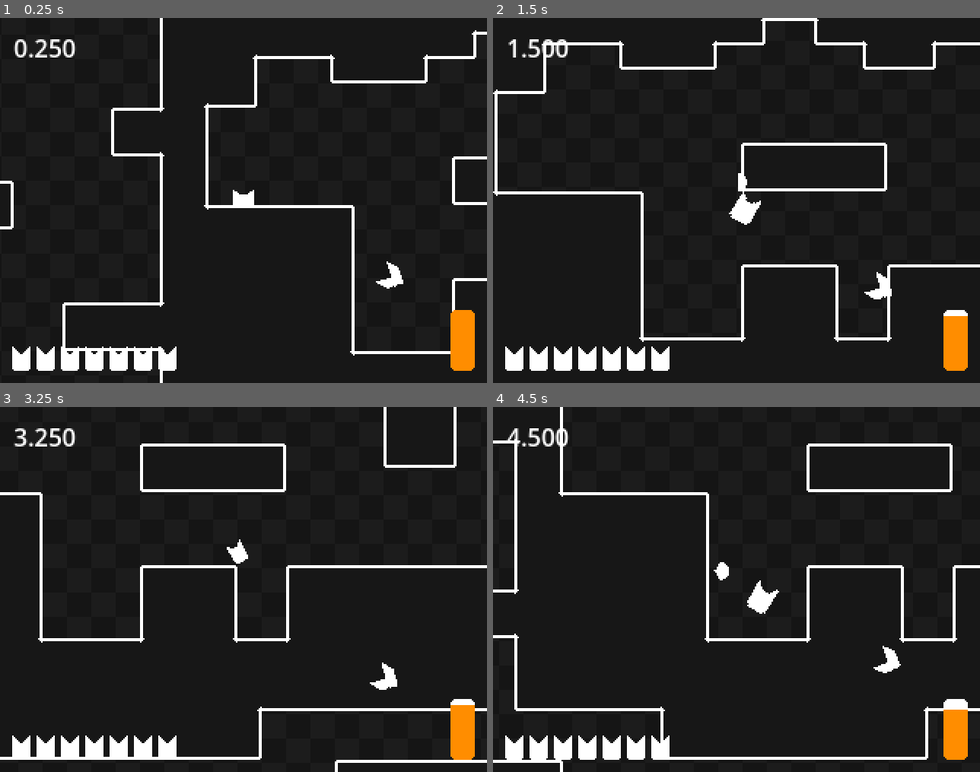
Above: before the commit, frames 1-4 (two rows, left to right).
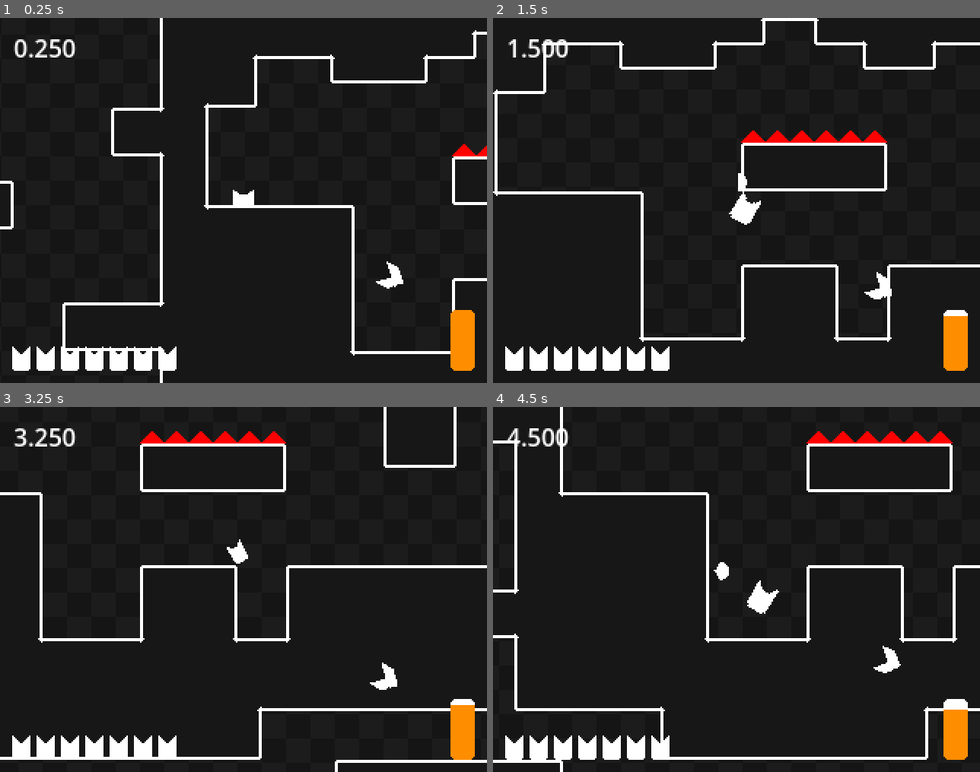
Above: after the commit, the same moments.

Repository: deltea/Gravity
Game: Godot game, scene res://main.tscn
The game is run twice, just before and just after one commit, with the same random seed, the same clock (stepped at 60 frames per second) and the same inputs.
Inputs:
- Up to frame 1 (0.25 s): no input
- Up to frame 2 (1.5 s): hold D (right) from 0.53 s (still down); tap Shift (fly) at 0.6, 1.35 s; tap Space (jump) at 0.77 s
- Up to frame 3 (3.25 s): tap Space (jump) at 1.52, 3.02 s; release D (right) at 2.03 s; hold A (left) from 2.03 s (still down); tap Shift (fly) at 2.1, 2.85 s
- Up to frame 4 (4.5 s): tap Shift (fly) at 3.6, 4.35 s; tap Space (jump) at 3.77 s; release A (left) at 4.28 s; hold D (right) from 4.28 s (still down)

The runs differ from the first frame. In frame 1, 0.1% of the frame differs, in the area x 92-100%, y 34-38%; in frame 2, 0.6%, in the area x 50-81%, y 30-35%; in frame 3, 0.6%; in frame 4, 0.6%.

Commit message:
lava

Diff:
--- /dev/null
+++ b/lava.gd
@@ -0,0 +1,2 @@
+extends Area2D
+class_name Lava
--- a/lava.tscn
+++ b/lava.tscn
@@ -1,16 +1,19 @@
-[gd_scene load_steps=3 format=3 uid="uid://b70w6mq5cvejx"]
+[gd_scene load_steps=4 format=3 uid="uid://b70w6mq5cvejx"]
 
+[ext_resource type="Script" path="res://lava.gd" id="1_hb7mw"]
 [ext_resource type="Texture2D" uid="uid://bqd0wlc8dsewh" path="res://assets/lava.png" id="1_hbd5s"]
 
 [sub_resource type="RectangleShape2D" id="RectangleShape2D_eh7bs"]
-size = Vector2(16, 2)
+size = Vector2(26, 4)
 
 [node name="Lava" type="Area2D"]
+collision_mask = 0
+script = ExtResource("1_hb7mw")
 
 [node name="Sprite" type="Sprite2D" parent="."]
 texture = ExtResource("1_hbd5s")
 offset = Vector2(0, -4)
 
 [node name="CollisionShape" type="CollisionShape2D" parent="."]
-position = Vector2(0, -1)
+position = Vector2(0, -2)
 shape = SubResource("RectangleShape2D_eh7bs")
--- a/level_manager.gd
+++ b/level_manager.gd
@@ -34,3 +34,7 @@
 func end_level():
 	get_tree().reload_current_scene()
 	print(Globals.timer.text)
+
+func player_die():
+	# get_tree().reload_current_scene()
+	pass
--- a/main.tscn
+++ b/main.tscn
@@ -11,6 +11,10 @@
 [ext_resource type="Texture2D" uid="uid://dikcgwleyh6kt" path="res://assets/target-ui.png" id="4_xr73o"]
 [ext_resource type="Script" path="res://timer.gd" id="7_ogbqq"]
 [ext_resource type="PackedScene" uid="uid://ducsoj3lu5jvu" path="res://target.tscn" id="7_vljsy"]
+[ext_resource type="PackedScene" uid="uid://b70w6mq5cvejx" path="res://lava.tscn" id="12_1o33n"]
+
+[sub_resource type="Environment" id="Environment_or4hx"]
+glow_enabled = true
 
 [sub_resource type="SystemFont" id="SystemFont_2cpnj"]
 font_names = PackedStringArray("Pixellari")
@@ -604,6 +608,9 @@
 target_ui_lit = ExtResource("4_xr73o")
 target_ui_unlit = ExtResource("3_fas2k")
 
+[node name="WorldEnvironment" type="WorldEnvironment" parent="."]
+environment = SubResource("Environment_or4hx")
+
 [node name="CanvasLayer" type="CanvasLayer" parent="."]
 
 [node name="Stamina" type="TextureProgressBar" parent="CanvasLayer"]
@@ -696,4 +703,15 @@
 [node name="Target7" parent="World/Targets" instance=ExtResource("7_vljsy")]
 position = Vector2(-272, 32)
 
-[node name="Refills" type="Node" parent="World"]
+[node name="Danger" type="Node" parent="World"]
+
+[node name="Lava" parent="World/Danger" instance=ExtResource("12_1o33n")]
+position = Vector2(192, 96)
+
+[node name="Lava2" parent="World/Danger" instance=ExtResource("12_1o33n")]
+position = Vector2(224, 96)
+
+[node name="Lava3" parent="World/Danger" instance=ExtResource("12_1o33n")]
+position = Vector2(256, 96)
+
+[node name="Powerups" type="Node" parent="World"]
--- a/player.gd
+++ b/player.gd
@@ -46,13 +46,14 @@
 var double_jump_rotation = 0
 var can_double_jump = false
 var stamina = 100
-var checkpoint = position
+var checkpoint: Vector2
 
 func _enter_tree() -> void:
 	Globals.player = self
 
 func _ready() -> void:
 	original_texture = sprite.texture
+	checkpoint = position
 	update_stamina(0)
 
 func _process(delta: float) -> void:
@@ -165,3 +166,10 @@
 	elif area is Target and area == Globals.level_manager.targets_left.front():
 		Globals.level_manager.pop_target()
 		arrow.show()
+		checkpoint = area.position
+
+func _on_hitbox_area_entered(area: Area2D) -> void:
+	if area is Lava:
+		position = checkpoint
+		trail.reset()
+		Globals.level_manager.player_die()
--- a/player.tscn
+++ b/player.tscn
@@ -13,6 +13,9 @@
 
 [sub_resource type="CircleShape2D" id="CircleShape2D_x5htf"]
 radius = 20.0
+
+[sub_resource type="RectangleShape2D" id="RectangleShape2D_du10h"]
+size = Vector2(6, 6)
 
 [node name="Player" type="CharacterBody2D"]
 z_index = 10
@@ -52,4 +55,13 @@
 position = Vector2(0, -5)
 shape = SubResource("CircleShape2D_x5htf")
 
+[node name="Hitbox" type="Area2D" parent="."]
+collision_layer = 0
+collision_mask = 7
+
+[node name="CollisionShape" type="CollisionShape2D" parent="Hitbox"]
+position = Vector2(0, -5)
+shape = SubResource("RectangleShape2D_du10h")
+
 [connection signal="area_entered" from="ItemArea" to="." method="_on_item_area_area_entered"]
+[connection signal="area_entered" from="Hitbox" to="." method="_on_hitbox_area_entered"]
--- a/trail.gd
+++ b/trail.gd
@@ -23,3 +23,7 @@
 
 func disable():
 	enabled = false
+
+func reset():
+	clear_points()
+	queue = []
Not shown: 1 places in main.tscn that only renumber resources
Not shown: 1 places in player.tscn that only renumber resources
